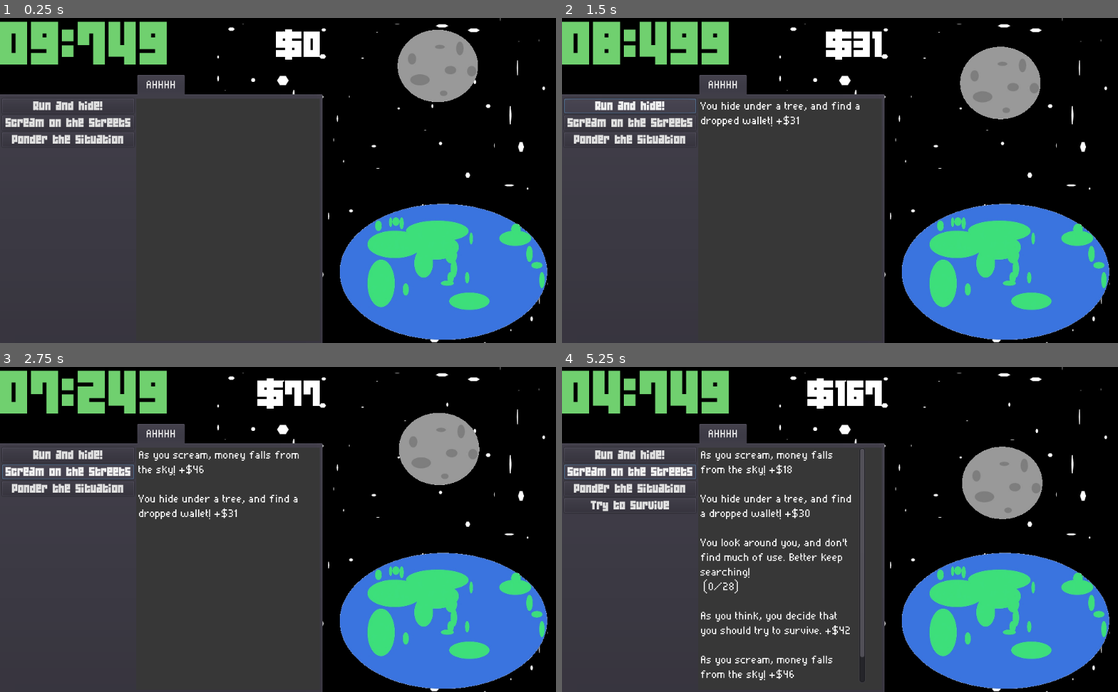
Above: before the commit, frames 1-4 (two rows, left to right).
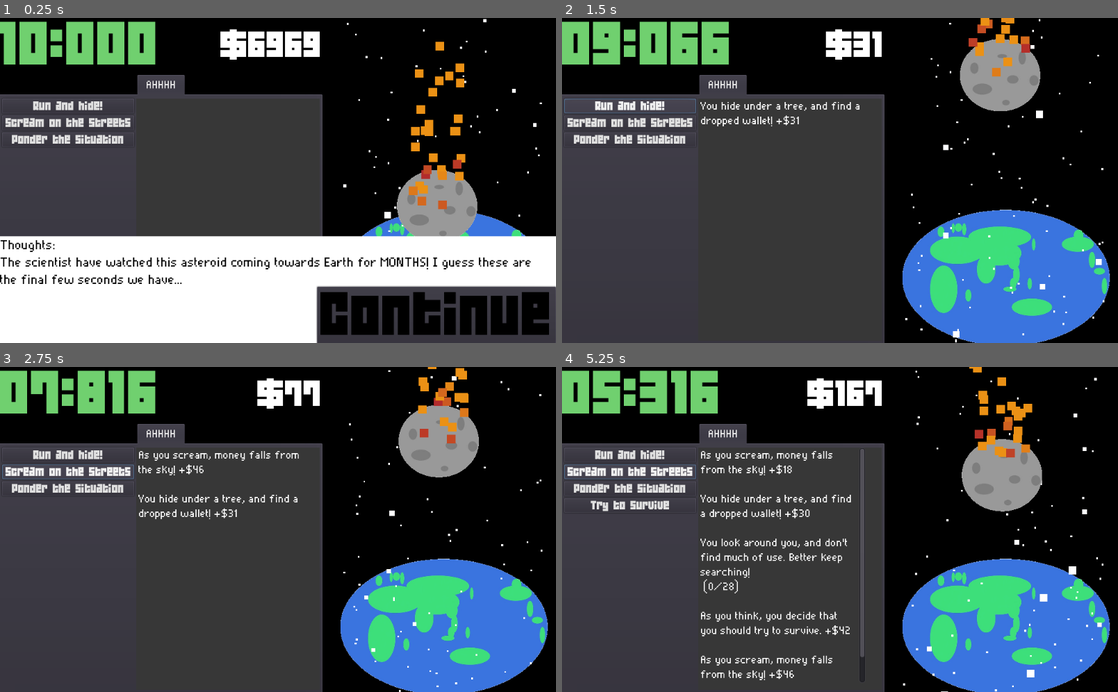
Above: after the commit, the same moments.

Repository: AngelOnFira/ludum-50
Game: Godot game, scene res://Main.tscn
Two runs of this game, one before a commit and one after it. Both use one fixed random seed, a clock stepped at 60 frames per second and the inputs below.
Inputs (mouse positions are in pixels of both pictures, inside the frame that each line leads up to):
- Up to frame 1 (0.25 s): no input
- Up to frame 2 (1.5 s): click (1001, 317) at 0.5 s, where only the run after the commit has a clickable "Continue"; click "Run and hide!" at 1.25 s
- Up to frame 3 (2.75 s): click "Scream on the streets" at 2 s
- Up to frame 4 (5.25 s): click "Ponder the situation" at 2.75 s; click "Try to survive" at 3.5 s; click "Run and hide!" at 4.25 s; click "Scream on the streets" at 5 s

The runs differ from the first frame. In frame 1, 41% of the frame differs, in the area x 0-100%, y 0-100%; in frame 2, 5.9%; in frame 3, 6.5%; in frame 4, 7.1%.

Commit message:
Particles

Diff:
--- a/Assets/Fonts/HelpFont.tres
+++ b/Assets/Fonts/HelpFont.tres
@@ -1,6 +1,6 @@
 [gd_resource type="DynamicFont" load_steps=2 format=2]
 
-[ext_resource path="res://Assets/Fonts/04b/04B_19__.TTF" type="DynamicFontData" id=1]
+[ext_resource path="res://Assets/Fonts/pixelade/PIXELADE.TTF" type="DynamicFontData" id=1]
 
 [resource]
 size = 30
--- a/Blackboard.gd
+++ b/Blackboard.gd
@@ -58,7 +58,7 @@
 func _ready():
 	if debug:
 		# Enable the debug numbers
-		seconds_per_life = 5
+		seconds_per_life = 1
 		laptop_price = 10
 
 		try_to_survive_story = try_to_survive_story[0]
@@ -84,6 +84,7 @@
 	total_added_seconds_ephemeral = 0.0
 
 	# TODO animate money/time resetting
+	emit_signal("reset_timeline")
 
 
 # Signals
--- a/Main.gd
+++ b/Main.gd
@@ -22,10 +22,10 @@
 
 var story_index = 0
 var story = [
-	"Hmm, it seems that the world has ended. How about we give it another try?",
-	"It ended again? Well, I guess we'll have to start over.",
-	"Ok, let's try again. I'll give you a hint: the world is ending.",
-	"I'm sure you'll be able to figure it out. That last hint wasn't super helpful. Aren't you trying to find a way to survive?",
+	"???:\nHmm, it seems that the world has ended. How about we give it another try?",
+	"???:\nIt ended again? Well, I guess we'll have to start over.",
+	"???:\nOk, let's try again. I'll give you a hint: the world is ending.",
+	"???:\nI'm sure you'll be able to figure it out. That last hint wasn't super helpful. Aren't you trying to find a way to survive?",
 ]
 
 var story_queue = []
@@ -57,6 +57,7 @@
 	blackboard.connect("reset_timeline", self, "reset_timeline_animations")
 
 	blackboard.emit_signal("reset_timeline")
+	blackboard.emit_signal("show_story", "Thoughts:\nThe scientist have watched this asteroid coming towards Earth for MONTHS! I guess these are the final few seconds we have...")
 
 
 # Called every frame. 'delta' is the elapsed time since the previous frame.
@@ -90,8 +91,9 @@
 		# Otherwise, just show the next story element
 		elif blackboard.tutorial:
 			# Show story if there is anything new
-			if story_index < len(story):
-				blackboard.emit_signal("show_story", story[story_index])
+			blackboard.emit_signal("show_story", story[story_index])
+
+			if story_index < len(story) - 1:
 				story_index += 1
 
 		$LeftSide/LeftSidePanel/CurrencyBox/Timer.text = "00:000"
@@ -160,4 +162,4 @@
 # 	animation_player.play("IncreaseTime")
 
 func reset_timeline_animations():
-	animation_player.play("MoveAsteroid")
+	animation_player.play("MoveAsteroid", -1, 1.0, false)
--- a/Main.tscn
+++ b/Main.tscn
@@ -13,6 +13,10 @@
 [ext_resource path="res://TekShop.gd" type="Script" id=11]
 [ext_resource path="res://Compendium.gd" type="Script" id=12]
 [ext_resource path="res://Assets/Fonts/MaskShader.tres" type="Material" id=13]
+
+[sub_resource type="Gradient" id=5]
+offsets = PoolRealArray( 0, 0.221239 )
+colors = PoolColorArray( 0.700195, 0.169382, 0.169382, 1, 0.922852, 0.570524, 0.0838202, 1 )
 
 [sub_resource type="Animation" id=1]
 resource_name = "DecreaseMoney"
@@ -163,22 +167,85 @@
 mouse_filter = 2
 script = ExtResource( 1 )
 
+[node name="ColorRect" type="ColorRect" parent="."]
+anchor_right = 1.0
+anchor_bottom = 1.0
+color = Color( 0, 0, 0, 1 )
+
 [node name="Stars" type="Sprite" parent="."]
-position = Vector2( 495.938, 299 )
-scale = Vector2( 0.547629, 0.53013 )
+visible = false
+position = Vector2( 448, 377 )
+scale = Vector2( 0.665641, 0.710505 )
 texture = ExtResource( 4 )
 
 [node name="EarthLarge" type="Sprite" parent="."]
 material = ExtResource( 13 )
-position = Vector2( 815, 465 )
+position = Vector2( 816, 476 )
 scale = Vector2( 0.339398, 0.354563 )
 texture = ExtResource( 2 )
 
+[node name="StarsBG" type="CPUParticles2D" parent="."]
+position = Vector2( 814, 927 )
+rotation = -3.14159
+scale = Vector2( 1.84334, 1.8732 )
+amount = 100
+lifetime = 10.0
+preprocess = 50.0
+emission_shape = 2
+emission_rect_extents = Vector2( 100, 1 )
+gravity = Vector2( 0, 130 )
+scale_amount = 8.0
+scale_amount_random = 1.0
+
+[node name="StarsBGSlow" type="CPUParticles2D" parent="."]
+position = Vector2( 814, 927 )
+rotation = -3.14159
+scale = Vector2( 1.84334, 1.8732 )
+amount = 600
+lifetime = 10.0
+preprocess = 50.0
+speed_scale = 0.3
+emission_shape = 2
+emission_rect_extents = Vector2( 100, 1 )
+gravity = Vector2( 0, 130 )
+scale_amount = 2.0
+scale_amount_random = 0.3
+
 [node name="Asteroid" type="Sprite" parent="."]
 material = ExtResource( 13 )
-position = Vector2( 805, 82 )
+position = Vector2( 804, 347 )
 scale = Vector2( 0.542493, 0.533846 )
 texture = ExtResource( 3 )
+
+[node name="CPUParticles2D" type="CPUParticles2D" parent="Asteroid"]
+position = Vector2( -1.84351, -86.1671 )
+rotation = 3.14159
+scale = Vector2( 1.84334, 1.8732 )
+amount = 30
+lifetime = 2.0
+preprocess = 50.0
+emission_shape = 1
+emission_sphere_radius = 50.0
+gravity = Vector2( 0, 130 )
+scale_amount = 15.9
+color_ramp = SubResource( 5 )
+
+[node name="StarsFG" type="CPUParticles2D" parent="."]
+visible = false
+position = Vector2( 814, 927 )
+rotation = -3.14159
+scale = Vector2( 1.84334, 1.8732 )
+amount = 100
+lifetime = 10.0
+preprocess = 50.0
+emission_shape = 2
+emission_rect_extents = Vector2( 100, 1 )
+gravity = Vector2( 0, 130 )
+scale_amount = 4.0
+scale_amount_random = 1.0
+__meta__ = {
+"_editor_description_": ""
+}
 
 [node name="LeftSide" type="Control" parent="."]
 anchor_right = 0.58
@@ -218,7 +285,6 @@
 custom_fonts/font = ExtResource( 9 )
 
 [node name="AHHHH" type="Tabs" parent="LeftSide/LeftSidePanel/TabContainer"]
-visible = false
 anchor_right = 1.0
 anchor_bottom = 1.0
 margin_left = 4.0
@@ -330,6 +396,7 @@
 text = "asdfasd"
 
 [node name="Compendium" type="Tabs" parent="LeftSide/LeftSidePanel/TabContainer"]
+visible = false
 anchor_right = 1.0
 anchor_bottom = 1.0
 margin_left = 4.0
@@ -376,7 +443,7 @@
 custom_fonts/normal_font = ExtResource( 5 )
 bbcode_enabled = true
 bbcode_text = "afasdfsadfasdasdsdafasdfsa"
-text = "Hmm, it seems that "
+text = "afasdfsadfasdasdsdafasdfsa"
 
 [node name="Continue" type="Button" parent="StoryPanel"]
 pause_mode = 2
@@ -398,6 +465,7 @@
 anims/RESET = SubResource( 4 )
 
 [node name="AnimationTree" type="AnimationTree" parent="."]
+anim_player = NodePath("../AnimationPlayer")
 
 [connection signal="pressed" from="LeftSide/LeftSidePanel/TabContainer/AHHHH/HBoxContainer/LeftPanel/Hide1" to="LeftSide/LeftSidePanel/TabContainer/AHHHH" method="_on_Hide_pressed" binds= [ 1 ]]
 [connection signal="pressed" from="LeftSide/LeftSidePanel/TabContainer/AHHHH/HBoxContainer/LeftPanel/Hide2" to="LeftSide/LeftSidePanel/TabContainer/AHHHH" method="_on_Hide_pressed" binds= [ 2 ]]
--- a/RunAndHide.gd
+++ b/RunAndHide.gd
@@ -83,8 +83,8 @@
 		blackboard.tutorial = false
 
 		# Send a message to the player
-		blackboard.emit_signal("show_story", "You found... the TekShop? Why are you so excited about that? What will it help you acheive? You'll probably just die again.")
-		blackboard.emit_signal("queue_story", "Oh... I guess you'll remember that the TekShop exists. Hmm. This might be a problem.")
+		blackboard.emit_signal("show_story", "???:\nYou found... the TekShop? Why are you so excited about that? What will it help you acheive? You'll probably just die again.")
+		blackboard.emit_signal("queue_story", "???:\nOh... I guess you'll remember that the TekShop exists. Hmm. This might be a problem.")
 
 
 	# Increment the story index
Not shown: 1 places in Main.tscn that only renumber resources
